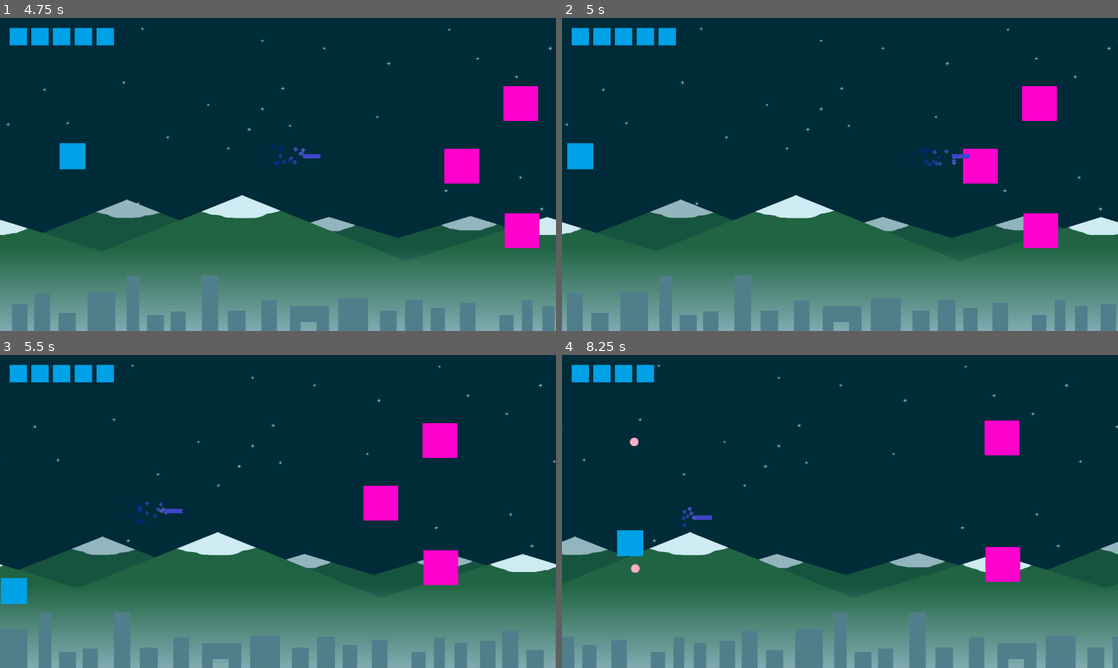
Above: before the commit, frames 1-4 (two rows, left to right).
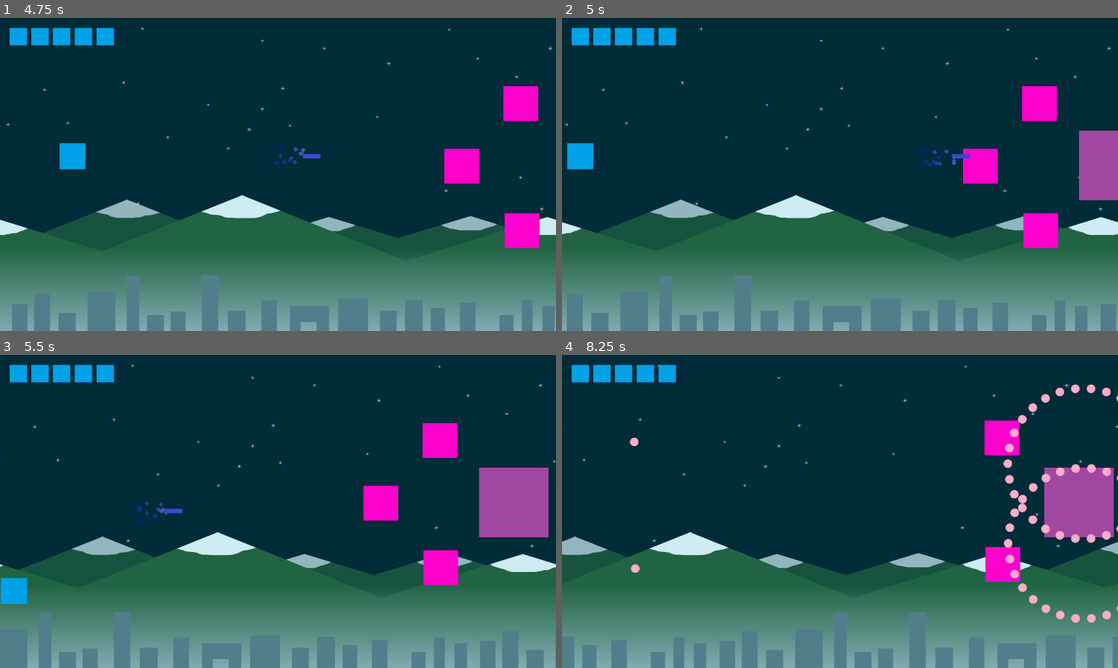
Above: after the commit, the same moments.

Repository: Gaetz/gd-Schmup
Game: Godot game, scene res://Main.tscn
Two runs of this game, one before a commit and one after it. Both use one fixed random seed, a clock stepped at 60 frames per second and the inputs below.
Inputs:
- Up to frame 1 (4.75 s): hold Right (ui_right) 0.53-1.28 s; tap Space (fire) every 0.75 s from 0.6 to 4.35 s; hold Down (ui_down) 1.28-2.03 s; hold Right (ui_right) 2.03-2.78 s; hold Up (ui_up) 2.78-3.53 s; hold Left (ui_left) from 3.53 s (still down)
- Up to frame 2 (5 s): keep holding Left (ui_left)
- Up to frame 3 (5.5 s): release Left (ui_left) at 5.03 s; hold Down (ui_down) from 5.03 s (still down); tap Space (fire) at 5.1 s
- Up to frame 4 (8.25 s): release Down (ui_down) at 5.78 s; hold Right (ui_right) 5.78-6.53 s; tap Space (fire) every 0.75 s from 5.85 to 8.1 s; hold Up (ui_up) 6.53-7.28 s; hold Right (ui_right) 7.28-8.03 s; hold Down (ui_down) from 8.03 s (still down)

Frame 1 is identical in both runs. In frame 2, 1.6% of the frame differs, in the area x 93-100%, y 36-59%; in frame 3, 2.8%; in frame 4, 4.7%, in the area x 9-100%, y 3-86%.

Commit message:
Circle shot, fan shot and main speed example on third wave

Diff:
--- a/LD.gd
+++ b/LD.gd
@@ -2,7 +2,8 @@
 
 var waves = [
 	{ "id": 0, "path": "waves/Wave0.tscn", "timing": 2 },
-	{ "id": 1, "path": "waves/Wave1.tscn", "timing": 10 }
+	{ "id": 1, "path": "waves/Wave1.tscn", "timing": 10 },
+	{ "id": 2, "path": "waves/Wave2.tscn", "timing": 18 }
 ]
 var triggered_waves = [] # ids of triggered waves
 var counter = 0
--- a/objects/BulletGenerator.gd
+++ /dev/null
@@ -1,24 +0,0 @@
-extends Position2D
-var bullet = preload("res://objects/Bullet.tscn")
-
-export (float) var bullet_cooldown
-var bullet_counter
-
-func _ready():
-	add_to_group("generator")
-	bullet_counter = 0.0
-	if bullet_cooldown == 0:
-		set_process(false)
-
-func _process(delta):
-	bullet_counter += delta
-	if bullet_counter > bullet_cooldown:
-		shoot()
-		bullet_counter -= bullet_cooldown
-
-func shoot():
-	var b = bullet.instance()
-	b.enemy_bullet = true
-	b.position = global_position
-	b.damage = 1
-	get_node("/root/Main").add_child(b)
--- a/objects/BulletGenerator.tscn
+++ b/objects/BulletGenerator.tscn
@@ -1,9 +1,14 @@
 [gd_scene load_steps=2 format=2]
 
-[ext_resource path="res://objects/BulletGenerator.gd" type="Script" id=1]
+[ext_resource path="res://scripts/BulletGenerator.gd" type="Script" id=1]
 
-[node name="BulletGenerator" type="Position2D" index="0"]
+[node name="BulletGenerator" type="Position2D"]
 
 script = ExtResource( 1 )
 _sections_unfolded = [ "Transform" ]
-bullet_cooldown = null
+bullet_cooldown = 0
+type = null
+line_angle = 0
+circle_bullet_number = 50
+fan_angle_max = 45
+fan_angle_speed = 2
--- a/objects/Enemy.tscn
+++ b/objects/Enemy.tscn
@@ -7,9 +7,9 @@
 [sub_resource type="RectangleShape2D" id=1]
 
 custom_solver_bias = 0.0
-extents = Vector2( 40.0954, 40.0656 )
+extents = Vector2( 40.0514, 40.0654 )
 
-[node name="Enemy" type="Area2D" index="0"]
+[node name="Enemy" type="Area2D"]
 
 input_pickable = true
 gravity_vec = Vector2( 0, 1 )
@@ -43,5 +43,6 @@
 
 position = Vector2( -49.9769, -0.122923 )
 bullet_cooldown = 1.0
+type = 1
 
 [connection signal="area_entered" from="." to="." method="_on_Enemy_area_entered"]
--- /dev/null
+++ b/objects/EnemyCircle.tscn
@@ -0,0 +1,38 @@
+[gd_scene load_steps=5 format=2]
+
+[ext_resource path="res://objects/Enemy.tscn" type="PackedScene" id=1]
+[ext_resource path="res://sprites/enemy_circle.png" type="Texture" id=2]
+[ext_resource path="res://objects/BulletGenerator.tscn" type="PackedScene" id=3]
+
+[sub_resource type="RectangleShape2D" id=1]
+
+custom_solver_bias = 0.0
+extents = Vector2( 79.4991, 78.0976 )
+
+[node name="EnemyCircle" instance=ExtResource( 1 )]
+
+[node name="Sprite" parent="." index="0"]
+
+texture = ExtResource( 2 )
+
+[node name="CollisionShape2D" parent="." index="1"]
+
+disabled = true
+
+[node name="BulletGenerator" parent="." index="2"]
+
+position = Vector2( -0.292114, -91.3474 )
+bullet_cooldown = 1.4
+type = 2
+circle_bullet_number = 30
+
+[node name="BulletGenerator2" parent="." index="3" instance=ExtResource( 3 )]
+
+position = Vector2( 0.492188, 92.1338 )
+bullet_cooldown = 1.4
+type = 2
+circle_bullet_number = 30
+
+[node name="CollisionShape2D2" type="CollisionShape2D" parent="." index="4"]
+
+shape = SubResource( 1 )
--- /dev/null
+++ b/objects/EnemyFan.tscn
@@ -0,0 +1,15 @@
+[gd_scene load_steps=2 format=2]
+
+[ext_resource path="res://objects/Enemy.tscn" type="PackedScene" id=1]
+
+[node name="Enemy" instance=ExtResource( 1 )]
+
+[node name="Sprite" parent="." index="0"]
+
+modulate = Color( 0.710938, 0, 1, 1 )
+
+[node name="BulletGenerator" parent="." index="2"]
+
+bullet_cooldown = 0.2
+type = 3
+fan_angle_speed = 10
--- a/scripts/Bullet.gd
+++ b/scripts/Bullet.gd
@@ -15,7 +15,6 @@
 	screen_size = get_viewport_rect().size
 	if enemy_bullet:
 		$Sprite.texture = enemy_sprite
-		angle = 180
 		set_collision_layer_bit(0, false)
 		set_collision_layer_bit(2, true)
 		$Particles2D.emitting = false
--- /dev/null
+++ b/scripts/BulletGenerator.gd
@@ -0,0 +1,61 @@
+extends Position2D
+var bullet = preload("res://objects/Bullet.tscn")
+
+enum ShotType { NONE, LINE, CIRCLE, FAN }
+
+export (float) var bullet_cooldown = 0
+export (ShotType) var type = ShotType.NONE
+export (int) var line_angle = 0
+export (int) var circle_bullet_number = 50
+export (int) var fan_angle_max = 45
+export (int) var fan_angle_speed = 2
+
+var bullet_counter
+var fan_positive
+var angle
+
+func _ready():
+	add_to_group("generator")
+	bullet_counter = 0.0
+	fan_positive = true
+	angle = 0
+	if type == ShotType.NONE:
+		set_process(false)
+
+func _process(delta):
+	bullet_counter += delta
+	if bullet_counter > bullet_cooldown:
+		shoot()
+		bullet_counter -= bullet_cooldown
+
+func shoot():
+	if type == ShotType.CIRCLE and circle_bullet_number != 0:
+		var bullets = []
+		for i in range(0, circle_bullet_number):
+			var b = bullet.instance()
+			b.enemy_bullet = true
+			b.position = global_position
+			b.damage = 1
+			b.angle = 360.0 / float(circle_bullet_number) * i
+			get_node("/root/Main").add_child(b)
+	else:
+		var b = bullet.instance()
+		b.enemy_bullet = true
+		b.position = global_position
+		b.damage = 1
+		if type == ShotType.LINE:
+			b.angle = 180 - line_angle
+		elif type == ShotType.FAN:
+			if fan_positive:
+				b.angle = 180 - angle
+				angle += fan_angle_speed
+				if angle >= fan_angle_max:
+					fan_positive = false
+					angle = fan_angle_max
+			else:
+				b.angle = 180 - angle
+				angle -= fan_angle_speed
+				if angle <= -fan_angle_max:
+					fan_positive = true
+					angle = -fan_angle_max
+		get_node("/root/Main").add_child(b)
--- a/waves/Wave0.tscn
+++ b/waves/Wave0.tscn
@@ -1,7 +1,8 @@
-[gd_scene load_steps=3 format=2]
+[gd_scene load_steps=4 format=2]
 
 [ext_resource path="res://waves/Wave.tscn" type="PackedScene" id=1]
 [ext_resource path="res://objects/Enemy.tscn" type="PackedScene" id=2]
+[ext_resource path="res://objects/EnemyCircle.tscn" type="PackedScene" id=3]
 
 [node name="Wave" instance=ExtResource( 1 )]
 
@@ -29,3 +30,10 @@
 time_on_screen = 3.0
 entry = 1
 exit = 2
+
+[node name="EnemyCircle" parent="." index="3" instance=ExtResource( 3 )]
+
+position = Vector2( 1188.02, 335.771 )
+time_on_screen = 3.0
+entry = 1
+exit = 1
--- a/waves/Wave1.tscn
+++ b/waves/Wave1.tscn
@@ -1,9 +1,10 @@
-[gd_scene load_steps=3 format=2]
+[gd_scene load_steps=4 format=2]
 
 [ext_resource path="res://waves/Wave.tscn" type="PackedScene" id=1]
 [ext_resource path="res://objects/Enemy.tscn" type="PackedScene" id=2]
+[ext_resource path="res://objects/EnemyFan.tscn" type="PackedScene" id=3]
 
-[node name="Wave1" index="0" instance=ExtResource( 1 )]
+[node name="Wave1" instance=ExtResource( 1 )]
 
 [node name="Enemy" parent="." index="0" instance=ExtResource( 2 )]
 
@@ -23,17 +24,7 @@
 exit = 4
 transition_speed = 600.0
 
-[node name="Enemy3" parent="." index="2" instance=ExtResource( 2 )]
-
-position = Vector2( 1196.73, 367.564 )
-lives = 3
-time_on_screen = 8.0
-entry = 1
-exit = 4
-transition_speed = 600.0
-bullet_cooldown = 0.05
-
-[node name="Enemy4" parent="." index="3" instance=ExtResource( 2 )]
+[node name="Enemy4" parent="." index="2" instance=ExtResource( 2 )]
 
 position = Vector2( 1026.54, 513.153 )
 lives = 3
@@ -42,7 +33,7 @@
 exit = 4
 transition_speed = 600.0
 
-[node name="Enemy5" parent="." index="4" instance=ExtResource( 2 )]
+[node name="Enemy5" parent="." index="3" instance=ExtResource( 2 )]
 
 position = Vector2( 878.899, 648.489 )
 lives = 3
@@ -50,3 +41,12 @@
 entry = 3
 exit = 4
 transition_speed = 600.0
+
+[node name="Enemy3" parent="." index="4" instance=ExtResource( 3 )]
+
+position = Vector2( 1156.22, 365.307 )
+lives = 3
+time_on_screen = 6.0
+entry = 1
+exit = 4
+transition_speed = 600.0
--- /dev/null
+++ b/waves/Wave2.tscn
@@ -0,0 +1,38 @@
+[gd_scene load_steps=3 format=2]
+
+[ext_resource path="res://waves/Wave.tscn" type="PackedScene" id=1]
+[ext_resource path="res://objects/Enemy.tscn" type="PackedScene" id=2]
+
+[node name="Wave" index="0" instance=ExtResource( 1 )]
+
+[node name="Enemy" parent="." index="0" instance=ExtResource( 2 )]
+
+position = Vector2( 776.778, 278.969 )
+lives = 3
+entry = 1
+transition_speed = 800.0
+main_speed = Vector2( 100, -100 )
+
+[node name="Enemy2" parent="." index="1" instance=ExtResource( 2 )]
+
+position = Vector2( 1024.43, 278.969 )
+lives = 3
+entry = 1
+transition_speed = 800.0
+main_speed = Vector2( 100, -100 )
+
+[node name="Enemy3" parent="." index="2" instance=ExtResource( 2 )]
+
+position = Vector2( 765.418, 492.544 )
+lives = 3
+entry = 1
+transition_speed = 800.0
+main_speed = Vector2( 100, 100 )
+
+[node name="Enemy4" parent="." index="3" instance=ExtResource( 2 )]
+
+position = Vector2( 1031.25, 494.816 )
+lives = 3
+entry = 1
+transition_speed = 800.0
+main_speed = Vector2( 100, 100 )
Binary file added: sprites/enemy_circle.png
Not shown, added: sprites/enemy_circle.png.import
Not shown, changed: manuel.odt
Not shown, changed: manuel.pdf
